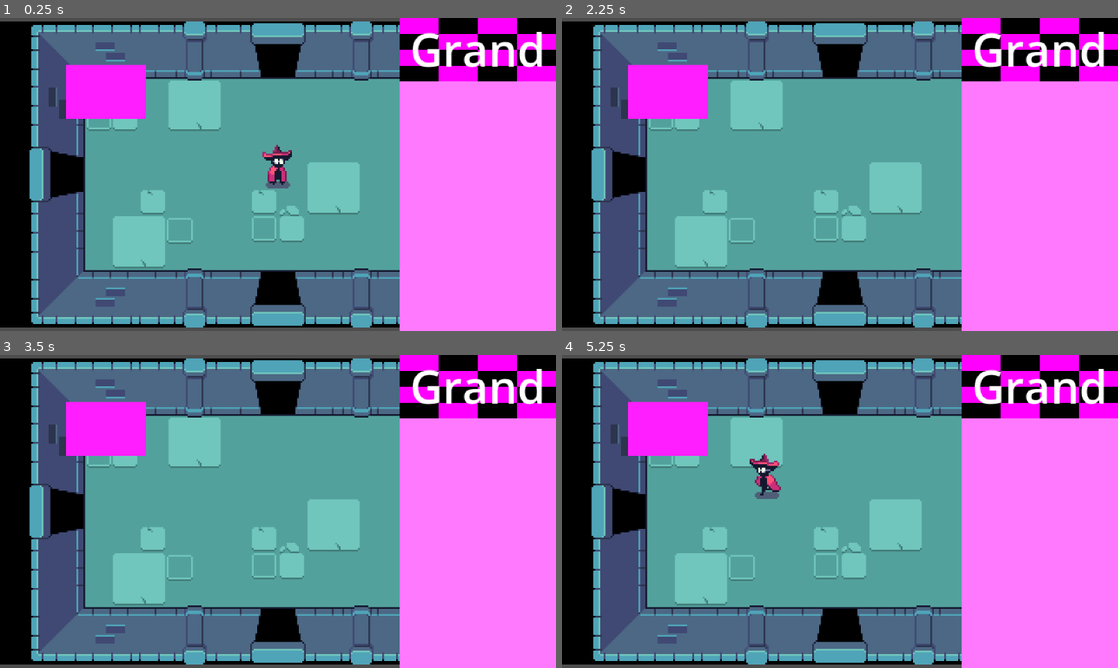
Above: before the commit, frames 1-4 (two rows, left to right).
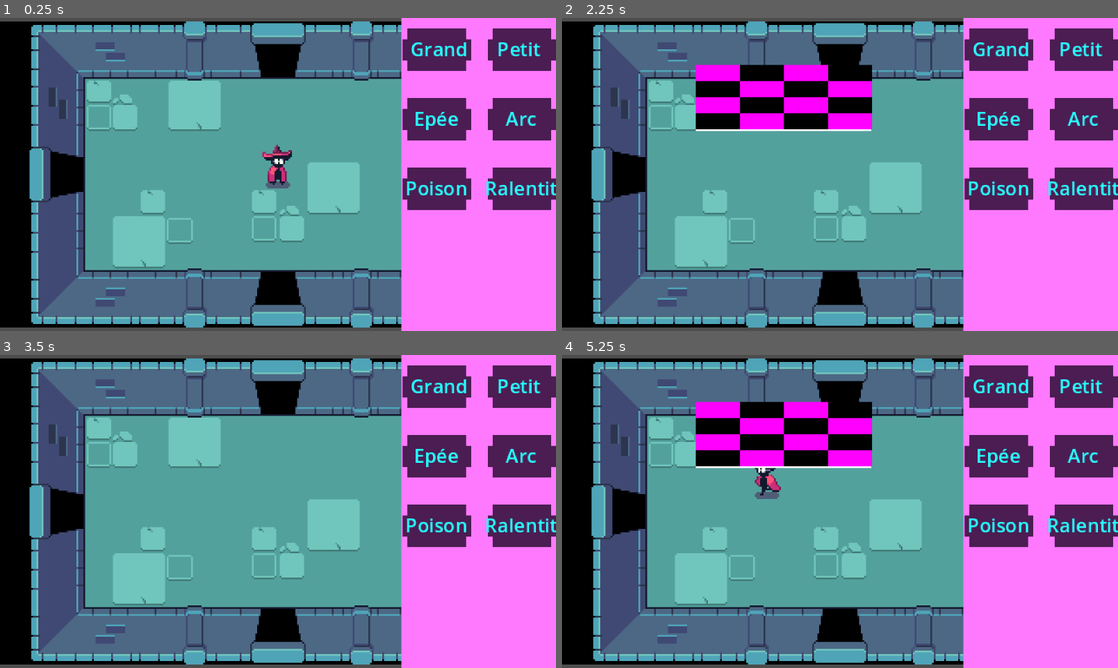
Above: after the commit, the same moments.

Repository: Lmorder2/Game-Jam---Max-Pierre-Arthur-Thomas
Game: Godot game, scene res://world.tscn
Two runs of this game, one before a commit and one after it. Both use one fixed random seed, a clock stepped at 60 frames per second and the inputs below.
Inputs:
- Up to frame 1 (0.25 s): no input
- Up to frame 2 (2.25 s): tap Enter at 0.5 s; hold Right (ui_right) 0.53-1.28 s; hold Alt (alt, bound only after the commit) 0.53-1.28 s; hold Down (ui_down) 1.28-2.03 s; tap Alt (alt, bound only after the commit) at 1.35 s; hold Right (ui_right) from 2.03 s (still down); hold Alt (alt, bound only after the commit) from 2.03 s (still down)
- Up to frame 3 (3.5 s): tap Space at 2.75 s; release Right (ui_right) at 2.78 s; release Alt (alt, bound only after the commit) at 2.78 s; hold Up (ui_up) from 2.78 s (still down); tap Alt (alt, bound only after the commit) at 2.85 s
- Up to frame 4 (5.25 s): tap Enter at 3.5 s; release Up (ui_up) at 3.53 s; hold Alt (alt, bound only after the commit) 3.53-4.28 s; hold Left (ui_left) 3.53-5.03 s; tap Alt (alt, bound only after the commit) at 4.35 s; hold Down (ui_down) from 5.03 s (still down); hold Alt (alt, bound only after the commit) from 5.03 s (still down)

The runs differ from the first frame. In frame 1, 15% of the frame differs, in the area x 11-100%, y 0-100%; in frame 2, 21%; in frame 3, 15%; in frame 4, 21%.

Commit message:
Hud + Drag and drop pas fini

Diff:
--- a/project.godot
+++ b/project.godot
@@ -27,6 +27,14 @@
 window/size/window_height_override=720
 window/stretch/mode="canvas_items"
 
+[input]
+
+alt={
+"deadzone": 0.2,
+"events": [Object(InputEventKey,"resource_local_to_scene":false,"resource_name":"","device":-1,"window_id":0,"alt_pressed":false,"shift_pressed":false,"ctrl_pressed":false,"meta_pressed":false,"pressed":false,"keycode":0,"physical_keycode":4194328,"key_label":0,"unicode":0,"location":0,"echo":false,"script":null)
+]
+}
+
 [layer_names]
 
 2d_physics/layer_1="world"
--- a/scenes/case_1.gd
+++ b/scenes/case_1.gd
@@ -1,13 +1,46 @@
 extends TextureRect
 
+@export var canDrop = true
 
 func _get_drag_data(position):
-	var Case1 = $Label.text
-	print(Case1)
-	return Case1
+	# Get the text from the Label node in the scene
+	var text_data = $Label.text
+
+	# Create a new Label that will be shown while dragging
+	var label = Label.new()
+	label.text = text_data  # Set the text inside the new label
+	label.horizontal_alignment = HORIZONTAL_ALIGNMENT_CENTER  # Center the text horizontally
+	label.vertical_alignment = VERTICAL_ALIGNMENT_CENTER  # Center the text vertically
+	label.size_flags_horizontal = Control.SIZE_SHRINK_CENTER  # Allow the label to shrink and center horizontally
+	label.size_flags_vertical = Control.SIZE_SHRINK_CENTER  # Allow the label to shrink and center vertically
+
+	# Create a container to hold the label (needed for correct positioning)
+	var container = MarginContainer.new()
+	container.add_child(label)  # Put the label inside the container
+
+	# Wait for the container to finish setup, then center the container on the mouse
+	container.call_deferred("set_pivot_offset", container.custom_minimum_size / 2)
+
+	# Show the container as the thing that follows the mouse during the drag
+	set_drag_preview(container)
+
+	# Return the text data that is being dragged
+	return text_data
+
+
+
+
+
+	#var Case1 = $Label.text
+	#set_drag_preview($Label)
+	#print(Case1)
+	#return Case1
 
 func _can_drop_data(_pos, data):
-	return true
+	return canDrop
 
 func _drop_data(_pos, data):
-	pass
+	var CaseDrop = data
+	print("dropped " + CaseDrop)
+	var caseRealDrope = CaseDrop
+	$Label.text=CaseDrop
--- /dev/null
+++ b/scenes/case_hud.tscn
@@ -0,0 +1,28 @@
+[gd_scene load_steps=3 format=3 uid="uid://b6roqvdffbw0i"]
+
+[ext_resource type="Texture2D" uid="uid://qwf0dy8to022" path="res://shadow.png" id="1_efca1"]
+[ext_resource type="Script" uid="uid://dwydfcfmjmwyn" path="res://scenes/case_1.gd" id="2_h47q7"]
+
+[node name="Case1" type="TextureRect"]
+custom_minimum_size = Vector2(45, 36.58)
+anchors_preset = 15
+anchor_right = 1.0
+anchor_bottom = 1.0
+grow_horizontal = 2
+grow_vertical = 2
+texture = ExtResource("1_efca1")
+script = ExtResource("2_h47q7")
+canDrop = false
+
+[node name="Label" type="Label" parent="."]
+layout_mode = 1
+anchors_preset = 15
+anchor_right = 1.0
+anchor_bottom = 1.0
+grow_horizontal = 2
+grow_vertical = 2
+theme_override_colors/font_color = Color(0.156863, 1, 1, 1)
+theme_override_font_sizes/font_size = 11
+text = "Grandsdvsev"
+horizontal_alignment = 1
+vertical_alignment = 1
--- /dev/null
+++ b/scenes/color_rect_2.gd
@@ -0,0 +1,14 @@
+extends ColorRect
+
+
+# Called when the node enters the scene tree for the first time.
+func _ready():
+	$".".hide()
+
+
+# Called every frame. 'delta' is the elapsed time since the previous frame.
+func _process(delta: float) -> void:
+	if Input.is_action_pressed("alt"):
+		$".".show()
+	else:
+		$".".hide()
--- a/scenes/hud.tscn
+++ b/scenes/hud.tscn
@@ -1,37 +1,97 @@
-[gd_scene load_steps=3 format=3 uid="uid://cu2dl4vtewxwg"]
+[gd_scene load_steps=5 format=3 uid="uid://cu2dl4vtewxwg"]
 
+[ext_resource type="PackedScene" uid="uid://b6roqvdffbw0i" path="res://scenes/case_hud.tscn" id="1_5ysmq"]
 [ext_resource type="Script" uid="uid://dwydfcfmjmwyn" path="res://scenes/case_1.gd" id="1_ahhtf"]
+[ext_resource type="Script" uid="uid://cji20o27fxddu" path="res://scenes/color_rect_2.gd" id="3_5ysmq"]
 
-[sub_resource type="PlaceholderTexture2D" id="PlaceholderTexture2D_ahhtf"]
+[sub_resource type="PlaceholderTexture2D" id="PlaceholderTexture2D_oo0fn"]
 
 [node name="Control" type="CanvasLayer"]
 
 [node name="ColorRect" type="ColorRect" parent="."]
+custom_minimum_size = Vector2(90, 0)
 anchors_preset = 11
 anchor_left = 1.0
 anchor_right = 1.0
 anchor_bottom = 1.0
-offset_left = -90.0
+offset_left = -89.0
+offset_right = 1.0
 grow_horizontal = 0
 grow_vertical = 2
 color = Color(1, 0.47451, 1, 1)
 
-[node name="VBoxContainer" type="VBoxContainer" parent="ColorRect"]
+[node name="GridContainer" type="GridContainer" parent="ColorRect"]
+custom_minimum_size = Vector2(90, 0)
 layout_mode = 1
 anchors_preset = 15
 anchor_right = 1.0
 anchor_bottom = 1.0
+offset_left = -2.0
+offset_right = 2.0
 grow_horizontal = 2
 grow_vertical = 2
-theme_override_constants/separation = 2
+columns = 2
 
-[node name="Case1" type="TextureRect" parent="ColorRect/VBoxContainer"]
-custom_minimum_size = Vector2(0, 36.58)
+[node name="Case1" parent="ColorRect/GridContainer" instance=ExtResource("1_5ysmq")]
 layout_mode = 2
-texture = SubResource("PlaceholderTexture2D_ahhtf")
+
+[node name="Label" parent="ColorRect/GridContainer/Case1" index="0"]
+offset_left = 2.0
+offset_bottom = 0.419998
+text = "Grand"
+
+[node name="Case2" parent="ColorRect/GridContainer" instance=ExtResource("1_5ysmq")]
+layout_mode = 2
+
+[node name="Label" parent="ColorRect/GridContainer/Case2" index="0"]
+offset_left = -1.0
+offset_right = -2.0
+offset_bottom = 0.419998
+text = "Petit"
+
+[node name="Case3" parent="ColorRect/GridContainer" instance=ExtResource("1_5ysmq")]
+layout_mode = 2
+
+[node name="Label" parent="ColorRect/GridContainer/Case3" index="0"]
+text = "Epée"
+
+[node name="Case4" parent="ColorRect/GridContainer" instance=ExtResource("1_5ysmq")]
+layout_mode = 2
+
+[node name="Label" parent="ColorRect/GridContainer/Case4" index="0"]
+text = "Arc"
+
+[node name="Case5" parent="ColorRect/GridContainer" instance=ExtResource("1_5ysmq")]
+layout_mode = 2
+
+[node name="Label" parent="ColorRect/GridContainer/Case5" index="0"]
+text = "Poison"
+
+[node name="Case6" parent="ColorRect/GridContainer" instance=ExtResource("1_5ysmq")]
+layout_mode = 2
+
+[node name="Label" parent="ColorRect/GridContainer/Case6" index="0"]
+text = "Ralentit"
+
+[node name="ColorRect2" type="ColorRect" parent="."]
+offset_left = 77.0
+offset_top = 27.0
+offset_right = 178.0
+offset_bottom = 65.0
+script = ExtResource("3_5ysmq")
+
+[node name="HBoxContainer" type="HBoxContainer" parent="ColorRect2"]
+layout_mode = 0
+offset_right = 101.0
+offset_bottom = 37.0
+
+[node name="TextureRect" type="TextureRect" parent="ColorRect2/HBoxContainer"]
+custom_minimum_size = Vector2(101.545, 0)
+layout_mode = 2
+texture = SubResource("PlaceholderTexture2D_oo0fn")
 script = ExtResource("1_ahhtf")
 
-[node name="Label" type="Label" parent="ColorRect/VBoxContainer/Case1"]
+[node name="Label" type="Label" parent="ColorRect2/HBoxContainer/TextureRect"]
 layout_mode = 1
 anchors_preset = 15
 anchor_right = 1.0
@@ -40,13 +100,12 @@
 grow_vertical = 2
 theme_override_colors/font_color = Color(1, 1, 1, 1)
 theme_override_font_sizes/font_size = 26
-text = "Grand"
 horizontal_alignment = 1
 vertical_alignment = 1
 
-[node name="ColorRect2" type="ColorRect" parent="."]
-offset_left = 38.0
-offset_top = 27.0
-offset_right = 84.0
-offset_bottom = 58.0
-color = Color(1, 0.117647, 1, 1)
+[editable path="ColorRect/GridContainer/Case1"]
+[editable path="ColorRect/GridContainer/Case2"]
+[editable path="ColorRect/GridContainer/Case3"]
+[editable path="ColorRect/GridContainer/Case4"]
+[editable path="ColorRect/GridContainer/Case5"]
+[editable path="ColorRect/GridContainer/Case6"]
Not shown, added: scenes/color_rect_2.gd.uid
